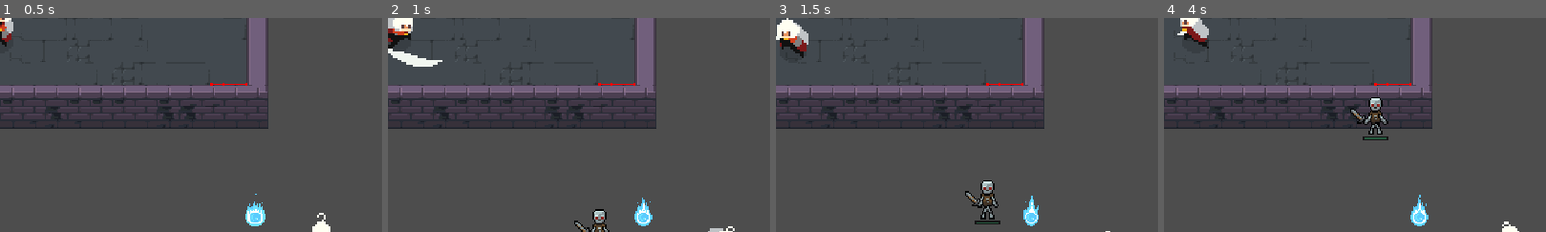
Above: before the commit, frames 1-4 (left to right).
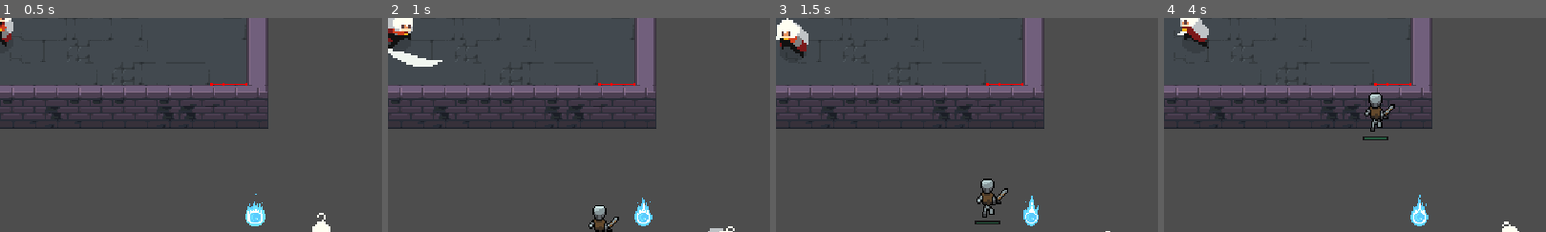
Above: after the commit, the same moments.

Repository: GuusOomen/Arcane-Dungeons-Trials-of-the-Elements
Game: Godot game, scene res://main.tscn
Same seed, same stepped clock (60 frames per second), same inputs: the game is played once before the commit and once after it.
Inputs (mouse positions are % of the whole screen's width and height, from its top left):
- Up to frame 1 (0.5 s): no input
- Up to frame 2 (1 s): tap Enter at 0.5 s; move the mouse to (72, 45) at 0.52 s; hold D (right) from 0.53 s (still down); tap Space (attack) at 0.6 s
- Up to frame 3 (1.5 s): move the mouse to (30, 55) at 1.27 s; release D (right) at 1.28 s; hold S (down) from 1.28 s (still down); tap Space (attack) at 1.35 s
- Up to frame 4 (4 s): move the mouse to (60, 28) at 2.02 s; release S (down) at 2.03 s; hold D (right) 2.03-2.78 s; click (60, 28) at 2.1 s; tap Space (attack) at 2.3, 3.05, 3.8 s; move the mouse to (45, 70) at 2.77 s; hold W (up) 2.78-3.53 s; tap Ctrl (dash) at 2.85 s; move the mouse to (80, 65) at 3.52 s; hold A (left) from 3.53 s (still down); tap Shift (roll) at 3.6 s
The pictures show only the part of the screen within x 50-100%, y 50-100%; the shares and areas given below are measured in that part.

Frame 1 is identical in both runs. In frame 2, 0.6% of the frame differs, in the area x 48-61%, y 87-100%; in frame 3, 0.7%; in frame 4, 0.9%, in the area x 48-61%, y 34-55%.

Commit message:
skeleton directional walk animation

Diff:
--- a/skeleton.gd
+++ b/skeleton.gd
@@ -28,8 +28,6 @@
 	healthbar.init_health(health)
 
 func _physics_process(delta: float) -> void:
-	if dead:
-		return
 	## Determine the character's facing direction based on input
 	if is_taking_dmg:
 		dmg_timer -= delta
@@ -43,23 +41,32 @@
 		if attack_timeout <= 0:
 			is_attacking = false
 	else:
-		play_animation(current_direction + "-Idle")
 		if !player_loc.is_empty():
 			perform_attack()
 		else:
 			var dir = to_local(nav_agent.get_next_path_position()).normalized()
 			velocity = dir * SPEED
+			animate_movement()
 			move_and_slide()
-		## Default movement animation based on direction
-		#if input_vector != Vector2.ZERO:
-			#play_animation(current_direction + "-Walk")
-		#else:
-			#play_animation(current_direction + "-Idle")
-
-		## Movement and attacks only available when not attacking
-		#velocity = input_vector * SPEED
 
 	#move_and_slide()
+
+func animate_movement() -> void:
+	if velocity == Vector2.ZERO:
+		play_animation(current_direction + "-Idle")
+	else:
+		if (abs(velocity.x) > abs(velocity.y)):
+			if velocity.x > 0:
+				current_direction = "Right"
+			else:
+				current_direction = "Left"
+		else:
+			if velocity.y > 0:
+				current_direction = "Front"
+			else:
+				current_direction = "Back"
+
+	play_animation(current_direction + "-Walk")
 
 func perform_attack() -> void:
 	# Set the attack animation based on the direction and range type
@@ -90,6 +97,7 @@
 	for i in get_children():
 		if i != animation_player:
 			i.queue_free()
+	set_physics_process(false)
 
 func _on_detect_area_entered(area: Node2D, direction: String) -> void:
 	if !area.is_in_group("Hitbox"):
@@ -110,4 +118,6 @@
 
 
 func _on_navigation_timer_timeout() -> void:
+	if player == null:
+		return
 	nav_agent.target_position = player.global_position
